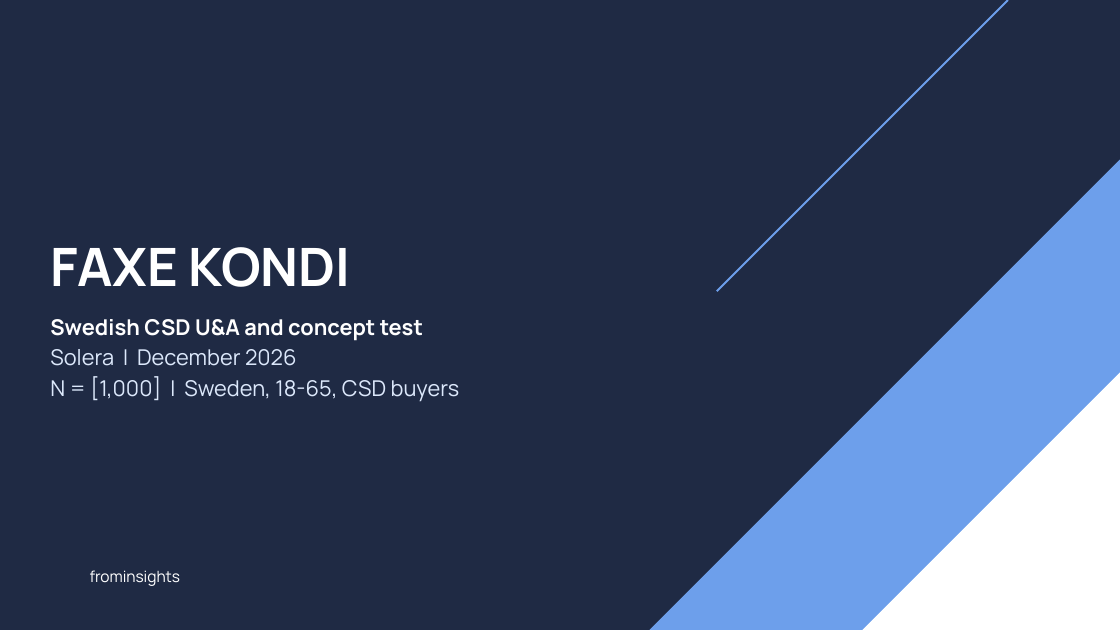
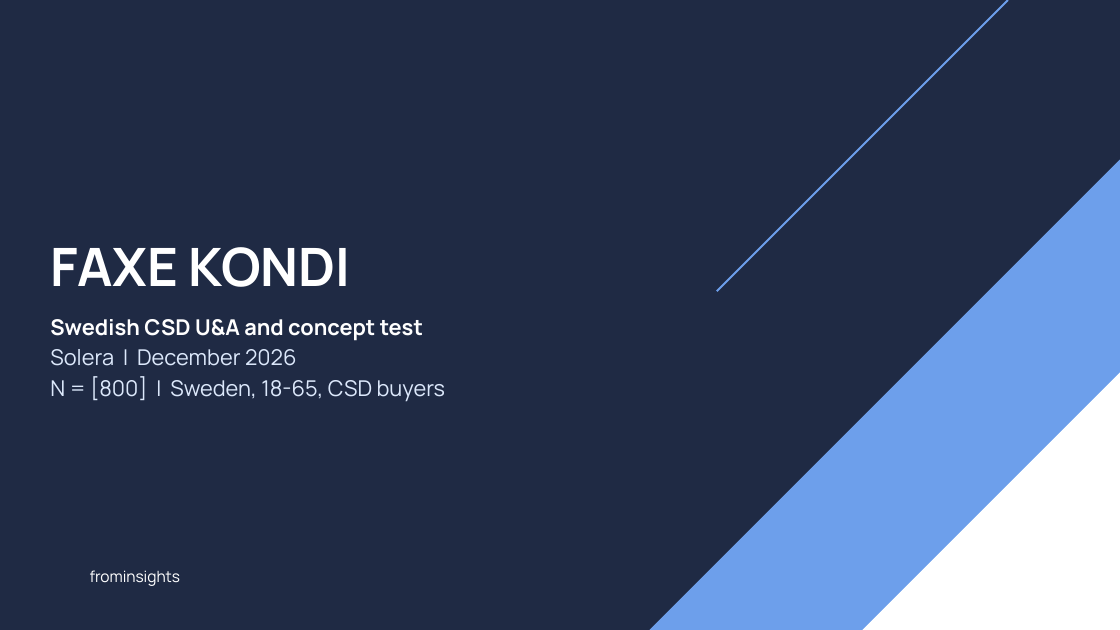
Before and after one commit to JohannOnGitHub/JohannOnGitHub, a slide deck: slide 1 of deliverables/Faxe_Kondi_Report_Template_frominsights.pptx. Drawn at 1120x630 pixels with LibreOffice and Linux fonts; fonts in the diff are those of the drawing; background and template pictures are left out. Boxes give left, top, right and bottom in pixels: in the first picture for what was removed or moved away, otherwise in the second. Text is boxed around its words. In the diff, an @@ line names an element or a change of style, - is before the commit and + after.

```diff
--- a/deliverables/Faxe_Kondi_Report_Template_frominsights.pptx
+++ b/deliverables/Faxe_Kondi_Report_Template_frominsights.pptx
@@ text at box(50, 376, 446, 402): text changed @@
-N = [1,000] | Sweden, 18-65, CSD buyers
+N = [800] | Sweden, 18-65, CSD buyers
```
Also in this commit, not shown: 11 other slides changed, 1 other file.
